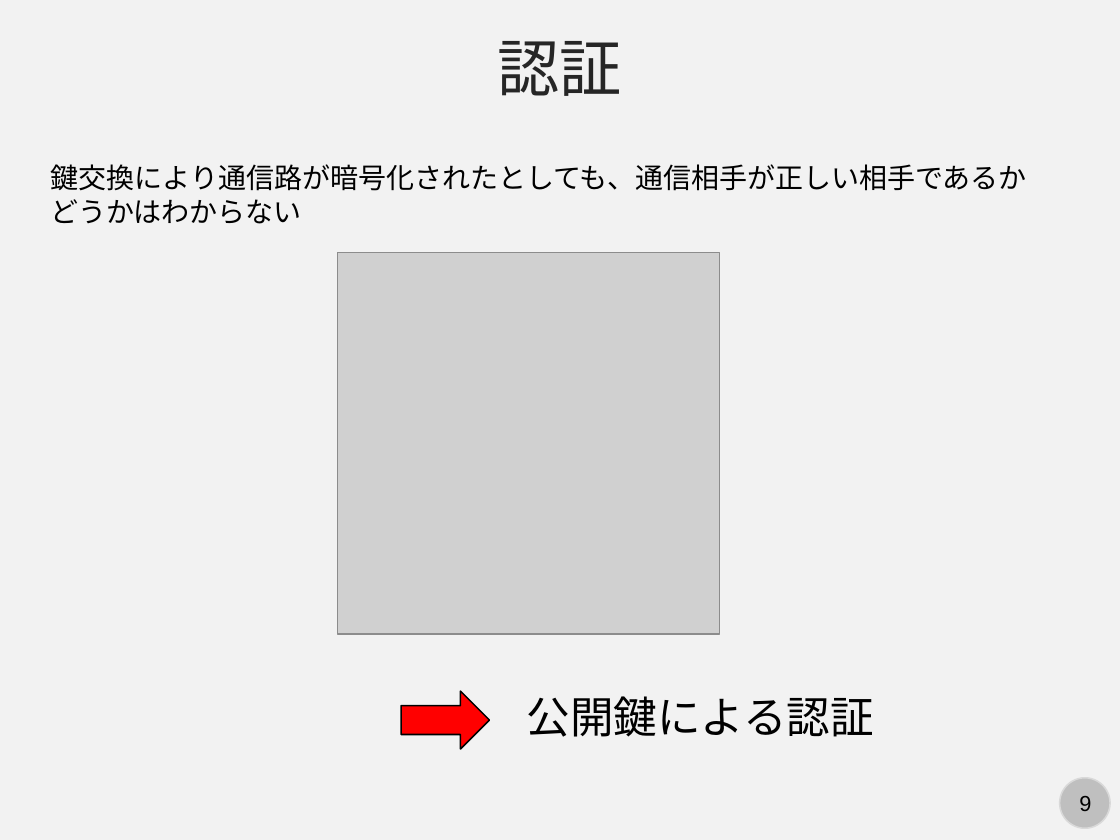
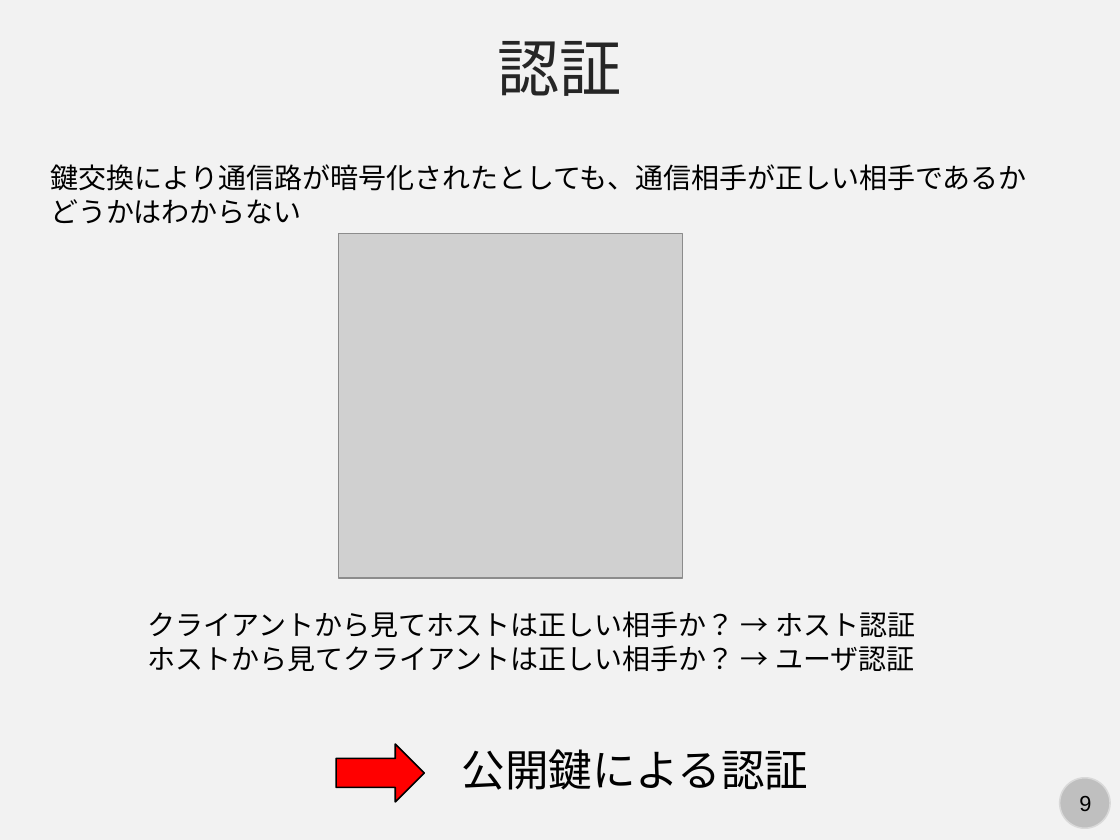
Before and after one commit to kaityo256/lab_startup, a slide deck: slide 9 of ssh/ssh.pptx. Drawn at 1120x840 pixels with LibreOffice and Linux fonts; fonts in the diff are those of the drawing; grey boxes stand for pictures. Boxes give left, top, right and bottom in pixels: in the first picture for what was removed or moved away, otherwise in the second. Text is boxed around its words. In the diff, an @@ line names an element or a change of style, - is before the commit and + after.

```diff
--- a/ssh/ssh.pptx
+++ b/ssh/ssh.pptx
@@ picture: place and size @@
-picture at box(338, 252, 720, 634)
+picture at box(338, 234, 682, 578)
@@ text added at box(148, 611, 915, 672), 18 pt, text #000000 @@
+クライアントから見てホストは正しい相手か？ → ホスト認証
+ホストから見てクライアントは正しい相手か？ → ユーザ認証
@@ right arrow: place and size @@
-right arrow at box(401, 691, 489, 749)
+right arrow at box(336, 744, 424, 802)
@@ text "公開鍵による認証": place and size @@
-text "公開鍵による認証" at box(527, 696, 874, 737)
+text "公開鍵による認証" at box(462, 749, 809, 790)
```
Also in this commit, not shown: 2 other slides changed, 1 slide added, 1 other file.
